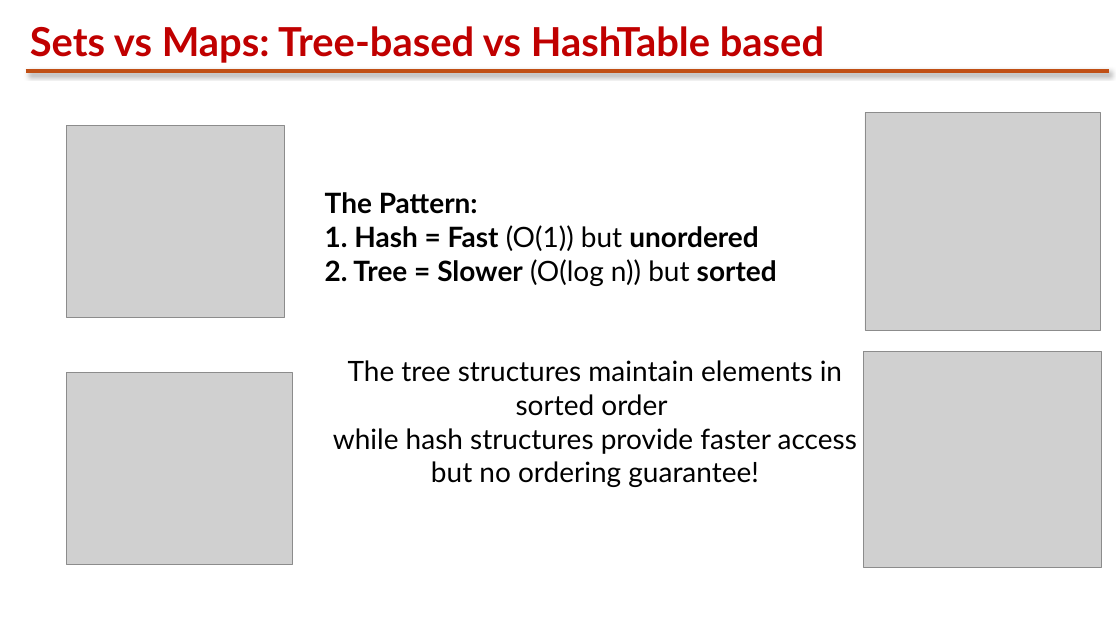
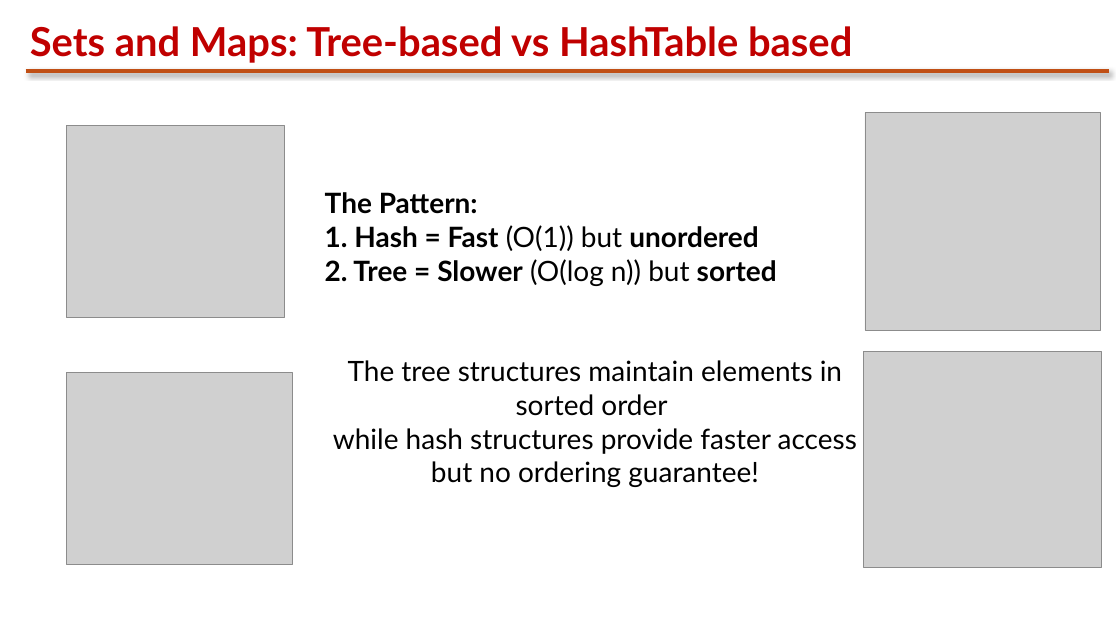
Before and after one commit to CMUQ-15-121/demos, a slide deck: slide 38 of week10/Wk10_Slides.pptx. Drawn at 1120x630 pixels with LibreOffice and Linux fonts; fonts in the diff are those of the drawing; grey boxes stand for pictures. Boxes give left, top, right and bottom in pixels: in the first picture for what was removed or moved away, otherwise in the second. Text is boxed around its words. In the diff, an @@ line names an element or a change of style, - is before the commit and + after.

```diff
--- a/week10/Wk10_Slides.pptx
+++ b/week10/Wk10_Slides.pptx
@@ title at (30, 26, 852, 63): text changed @@
-Sets vs Maps: Tree-based vs HashTable based
+Sets and Maps: Tree-based vs HashTable based
```
Also in this commit, not shown: 1 other file.
